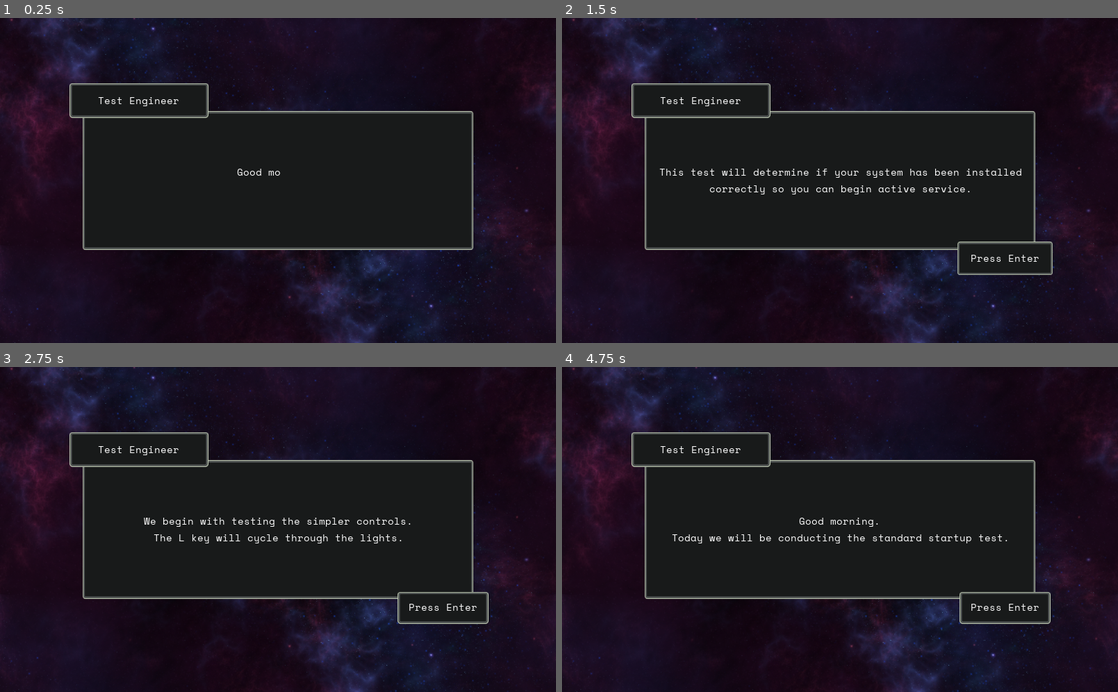
Above: before the commit, frames 1-4 (two rows, left to right).
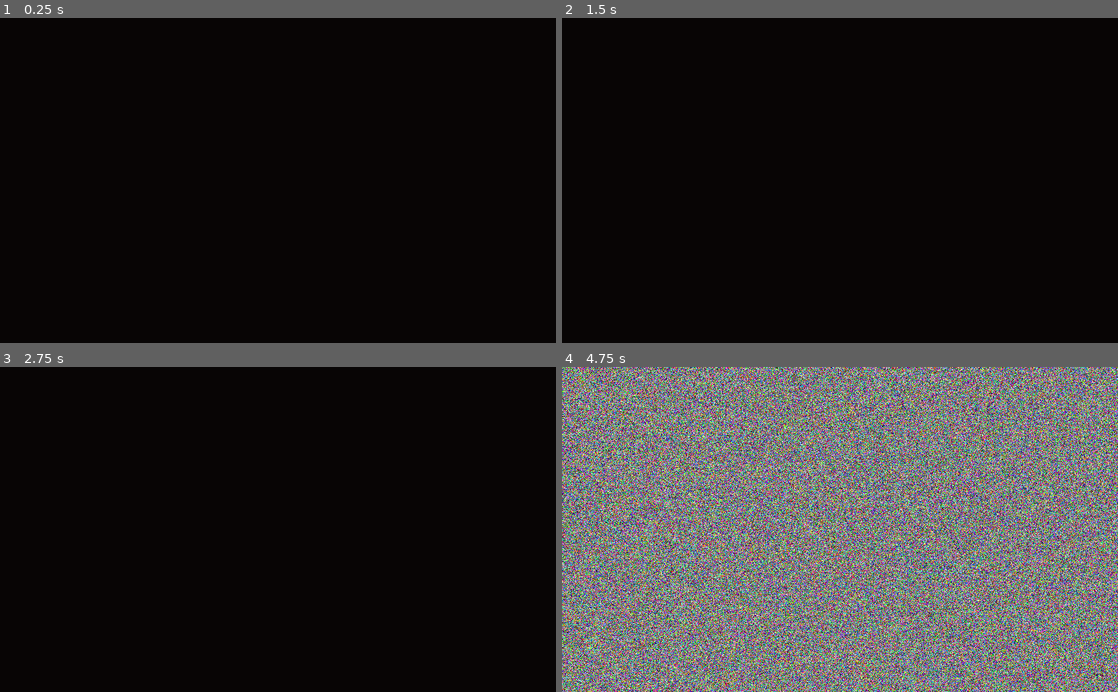
Above: after the commit, the same moments.

Repository: maximinus/scheme7
Game: Godot game, scene res://scenes/Interface/Dialog/Dialog.tscn
Two runs of this game, one before a commit and one after it. Both use one fixed random seed, a clock stepped at 60 frames per second and the inputs below. This scene is started directly instead of the project's main scene. The engine's default icon, where the game draws it, is replaced by a stand-in: a white triangle on a blue panel in a dark square. Sound files missing from this copy of the repository are replaced by a short silence.
Inputs:
- Up to frame 1 (0.25 s): no input
- Up to frame 2 (1.5 s): tap Enter (Enter) at 0.5, 0.6, 1.35 s; hold D (RightTurn) 0.53-1.28 s; hold M (download) from 1.28 s (still down)
- Up to frame 3 (2.75 s): tap Enter (Enter) at 2, 2.3 s; release M (download) at 2.03 s; hold D (RightTurn) from 2.03 s (still down); tap Space (FireLaser) at 2.1 s
- Up to frame 4 (4.75 s): tap Enter (Enter) at 2.75, 3.05, 3.5, 3.8, 4.25, 4.35 s; release D (RightTurn) at 2.78 s; hold W (Thrust) 2.78-3.53 s; tap K (FullBeam) at 2.85 s; hold A (LeftTurn) from 3.53 s (still down); tap L (Lights) at 3.6 s

The runs differ from the first frame. In frame 1, 38% of the frame differs, in the area x 0-100%, y 0-100%; in frame 2, 38%; in frame 3, 38%; in frame 4, 99%.
Error after the commit: Invalid get index '5' (on base: 'Array'). (res://scenes/Interface/Dialog/Dialog.gd:42)

Commit message:
Added first scene transitions

Diff:
--- a/Scheme7/code/global/dialog.gd
+++ b/Scheme7/code/global/dialog.gd
@@ -3,8 +3,7 @@
 var text = ['Good morning.\nToday we will be conducting the standard startup test.',
 			'This test will determine if your system has been installed correctly so you can begin active service.',
 			'We begin with testing the simpler controls.\nThe L key will cycle through the lights.',
-			'Prepare to be transferred to the test site. \nRemember to test the lights with the L key.',
-			'Remember, you can only test the lights at this stage.']
+			'Prepare to be transferred to the test site. \nRemember to test the lights with the L key.']
 
 class Dialog:
 	var speaker
--- /dev/null
+++ b/Scheme7/code/global/scenes.gd
@@ -0,0 +1,12 @@
+extends Node
+
+var next_scene = [];
+
+func _ready():
+	pass
+
+func getNextScene():
+	return next_scene.pop_front()
+
+func addScene(scene):
+	next_scene.append(scene)
--- a/Scheme7/project.godot
+++ b/Scheme7/project.godot
@@ -23,6 +23,7 @@
 
 Globals="*res://code/global/globals.gd"
 Dialog="*res://code/global/dialog.gd"
+Scenes="*res://code/global/scenes.gd"
 
 [display]
 
--- a/Scheme7/scenes/Interface/Dialog/Dialog.gd
+++ b/Scheme7/scenes/Interface/Dialog/Dialog.gd
@@ -10,12 +10,16 @@
 var current_status = Status.DRAWING
 
 func _ready():
+	# next is static, then back here
+	Scenes.addScene('res://scenes/SceneTransitions/Static/Static.tscn')
+	Scenes.addScene('res://scenes/World.tscn')
+	index = 0
 	dialogs = Dialog.getDialog()
 	displayDialog()
 
 func _process(delta):
 	# was the enter key pressed?
-	if Input.is_action_just_released('Enter'):
+	if Input.is_action_just_pressed('Enter'):
 		# update status
 		if current_status == Status.DRAWING:
 			# stop tween, show text
@@ -25,12 +29,13 @@
 			# must be waiting
 			index += 1
 			if index == len(dialogs):
-				closeDialog()
-			displayDialog()
+				sceneTransition()
+			else:
+				displayDialog()
 
-func closeDialog():
-	index = 0
-	displayDialog()
+func sceneTransition():
+	$Glitch.material.set_shader_param('active', true)
+	$Timer.start()
 
 func displayDialog():
 	$Next.hide()
@@ -55,3 +60,7 @@
 
 func _on_Tween_tween_completed(object, key):
 	stopAnimation()
+
+func _on_Timer_timeout():
+	var scene = Scenes.getNextScene()
+	get_tree().change_scene(scene)
--- a/Scheme7/scenes/Interface/Dialog/Dialog.tscn
+++ b/Scheme7/scenes/Interface/Dialog/Dialog.tscn
@@ -8,6 +8,7 @@
 
 [sub_resource type="Animation" id=1]
 resource_name = "PressEnter"
+length = 2.0
 loop = true
 tracks/0/type = "value"
 tracks/0/path = NodePath("..:rect_position")
@@ -16,10 +17,10 @@
 tracks/0/imported = false
 tracks/0/enabled = true
 tracks/0/keys = {
-"times": PoolRealArray( 0, 0.5, 1 ),
+"times": PoolRealArray( 0, 1, 2 ),
 "transitions": PoolRealArray( 1, 1, 1 ),
 "update": 0,
-"values": [ Vector2( 736, 416 ), Vector2( 728, 413 ), Vector2( 736, 416 ) ]
+"values": [ Vector2( 736, 416 ), Vector2( 732, 414 ), Vector2( 736, 416 ) ]
 }
 tracks/1/type = "value"
 tracks/1/path = NodePath("..:rect_size")
@@ -28,11 +29,68 @@
 tracks/1/imported = false
 tracks/1/enabled = true
 tracks/1/keys = {
-"times": PoolRealArray( 0, 0.5, 1 ),
+"times": PoolRealArray( 0, 1, 2 ),
 "transitions": PoolRealArray( 1, 1, 1 ),
 "update": 0,
-"values": [ Vector2( 160, 56 ), Vector2( 176, 62 ), Vector2( 160, 56 ) ]
-}
+"values": [ Vector2( 160, 56 ), Vector2( 168, 60 ), Vector2( 160, 56 ) ]
+}
+
+[sub_resource type="Shader" id=2]
+code = "shader_type canvas_item;
+
+uniform float glitch;
+uniform bool active;
+
+float rand(float t) {
+    return fract(sin(t) * 1000.0);
+}
+
+void fragment() {
+	if(active == false) {
+		COLOR = texture(SCREEN_TEXTURE, SCREEN_UV);
+		return;
+	}
+
+	vec4 pixel = vec4(0.0, 0.0, 0.0, 1.0);
+	vec2 fUV = SCREEN_UV;
+    vec2 uvR = SCREEN_UV;
+    vec2 uvB = SCREEN_UV;
+
+    uvR.x = fUV.x * 1.0 - rand(TIME) * glitch * 0.8;
+    uvB.y = fUV.y * 1.0 + rand(TIME) * glitch * 0.8;
+
+    //
+    if(fUV.y < rand(TIME) && fUV.y > rand(TIME) - 0.1 && sin(TIME) < 0.0)
+    {
+    	fUV.x = (fUV + glitch * rand(TIME)).x;
+    }
+
+    //
+    pixel.r = texture(SCREEN_TEXTURE, uvR).r;
+    pixel.g = texture(SCREEN_TEXTURE, fUV).g;
+    pixel.b = texture(SCREEN_TEXTURE, uvB).b;
+	pixel.a = 1.0;
+
+    //
+    float scanline = sin( fUV.y * 600.0 * rand(TIME)) / 30.0;
+	pixel *= 1.0 - scanline;
+
+    //vignette
+    float vegDist = length(vec2(0.5, 0.5) - fUV);
+    pixel *= 1.0 - vegDist * 0.6;
+
+	if(active == false) {
+		pixel.rbg = texture(SCREEN_TEXTURE, UV).rbg;
+		pixel.a = 1.0;
+	}
+    COLOR = pixel;
+}
+"
+
+[sub_resource type="ShaderMaterial" id=3]
+shader = SubResource( 2 )
+shader_param/glitch = 0.02
+shader_param/active = false
 
 [node name="Dialog" type="Control"]
 anchor_right = 1.0
@@ -130,10 +188,10 @@
 visible = false
 
 [node name="Next" type="NinePatchRect" parent="Next"]
-margin_left = 736.0
-margin_top = 416.0
-margin_right = 896.0
-margin_bottom = 472.0
+margin_left = 732.0
+margin_top = 414.0
+margin_right = 900.0
+margin_bottom = 474.0
 texture = ExtResource( 1 )
 patch_margin_left = 6
 patch_margin_top = 6
@@ -177,4 +235,17 @@
 
 [node name="TextNoise" type="AudioStreamPlayer" parent="."]
 stream = ExtResource( 5 )
+
+[node name="Glitch" type="ColorRect" parent="."]
+material = SubResource( 3 )
+margin_right = 1024.0
+margin_bottom = 600.0
+color = Color( 0.0313726, 0.0196078, 0.0196078, 1 )
+__meta__ = {
+"_edit_use_anchors_": false
+}
+
+[node name="Timer" type="Timer" parent="."]
+one_shot = true
 [connection signal="tween_completed" from="Main/Margin/Text/Tween" to="." method="_on_Tween_tween_completed"]
+[connection signal="timeout" from="Timer" to="." method="_on_Timer_timeout"]
--- a/Scheme7/scenes/PlayerUI/DeathNotice/DeathNotice.tscn
+++ b/Scheme7/scenes/PlayerUI/DeathNotice/DeathNotice.tscn
@@ -68,7 +68,7 @@
 
 [node name="AlarmSFX" type="AudioStreamPlayer" parent="."]
 stream = ExtResource( 4 )
-volume_db = -10.0
+volume_db = -12.0
 [connection signal="timeout" from="BlinkTimer" to="." method="_on_Timer_timeout"]
 [connection signal="timeout" from="StartPause" to="." method="_on_StartPause_timeout"]
 [connection signal="animation_finished" from="FadeAnimation" to="." method="_on_AnimationPlayer_animation_finished"]
--- /dev/null
+++ b/Scheme7/scenes/SceneTransitions/Static/Static.gd
@@ -0,0 +1,8 @@
+extends Node2D
+
+func _ready():
+	pass
+
+func _on_Timer_timeout():
+	var scene = Scenes.getNextScene()
+	get_tree().change_scene(scene)
--- /dev/null
+++ b/Scheme7/scenes/SceneTransitions/Static/Static.tscn
@@ -0,0 +1,73 @@
+[gd_scene load_steps=6 format=2]
+
+[ext_resource path="res://icon.png" type="Texture" id=1]
+[ext_resource path="res://sfx/interface/static_tv.wav" type="AudioStream" id=2]
+[ext_resource path="res://scenes/SceneTransitions/Static/Static.gd" type="Script" id=3]
+
+[sub_resource type="Shader" id=1]
+code = "shader_type canvas_item;
+render_mode blend_mix;
+
+// golden ratio
+const float PHI = 1.61803398874989484820459;
+
+uniform float brightness = 1.0;
+uniform float contrast = 1.0;
+uniform float saturation = 1.0;
+
+float noise(in vec2 xy, in float seed)
+{
+    return fract(tan(distance(xy * PHI, xy) * seed ) *xy.x);
+}
+
+void fragment() {
+	vec2 m = SCREEN_UV;
+	m.x *= 1000.0;
+	m.y *= 600.0;
+
+	vec4 pixel = vec4(noise(m, fract(TIME) + 1.0),
+				  	  noise(m, fract(TIME) + 2.0),
+				 	  noise(m, fract(TIME) + 3.0), 1.0);
+
+	// normalize colors
+	pixel.rgb = mix(vec3(0.0), pixel.rgb, brightness);
+    pixel.rgb = mix(vec3(0.5), pixel.rgb, contrast);
+    pixel.rgb = mix(vec3(dot(vec3(1.0), pixel.rgb) * 0.33333), pixel.rgb, saturation);
+
+	COLOR = pixel;
+}
+"
+
+[sub_resource type="ShaderMaterial" id=2]
+shader = SubResource( 1 )
+shader_param/brightness = 1.0
+shader_param/contrast = 1.0
+shader_param/saturation = 1.0
+
+[node name="Static" type="Node2D"]
+script = ExtResource( 3 )
+
+[node name="Sprite" type="Sprite" parent="."]
+position = Vector2( 368, 240 )
+scale = Vector2( 4, 4 )
+texture = ExtResource( 1 )
+
+[node name="ColorRect" type="ColorRect" parent="."]
+material = SubResource( 2 )
+anchor_right = 1.0
+anchor_bottom = 1.0
+margin_right = 1024.0
+margin_bottom = 600.0
+__meta__ = {
+"_edit_use_anchors_": false
+}
+
+[node name="StaticSFX" type="AudioStreamPlayer" parent="."]
+stream = ExtResource( 2 )
+autoplay = true
+
+[node name="Timer" type="Timer" parent="."]
+wait_time = 1.5
+one_shot = true
+autostart = true
+[connection signal="timeout" from="Timer" to="." method="_on_Timer_timeout"]
--- a/Scheme7/scenes/World.tscn
+++ b/Scheme7/scenes/World.tscn
@@ -214,8 +214,7 @@
 position = Vector2( 1224, 2304 )
 
 [node name="CanvasModulate" type="CanvasModulate" parent="."]
-visible = false
-color = Color( 0.101961, 0.113725, 0.129412, 1 )
+color = Color( 0.545098, 0.423529, 0.32549, 1 )
 [connection signal="timeout" from="TeleportTimer" to="." method="_on_TeleportTimer_timeout"]
 [connection signal="electric_contact_end" from="Doors/ElectricBarrier" to="Player" method="_on_ElectricBarrier_electric_contact_end"]
 [connection signal="electric_contact_start" from="Doors/ElectricBarrier" to="Player" method="_on_ElectricBarrier_electric_contact_start"]
Not shown: 1 places in Scheme7/scenes/Interface/Dialog/Dialog.tscn that only renumber resources
Not shown, added: Scheme7/sfx/interface/static_tv.wav.import
Not shown, added: Scheme7/sfx/interface/static_tv.wav
